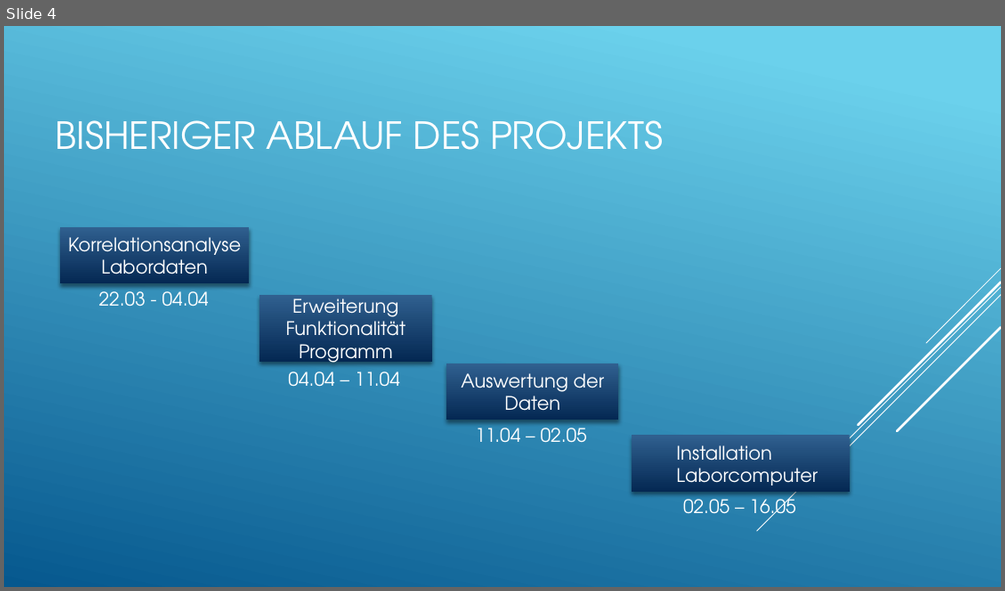
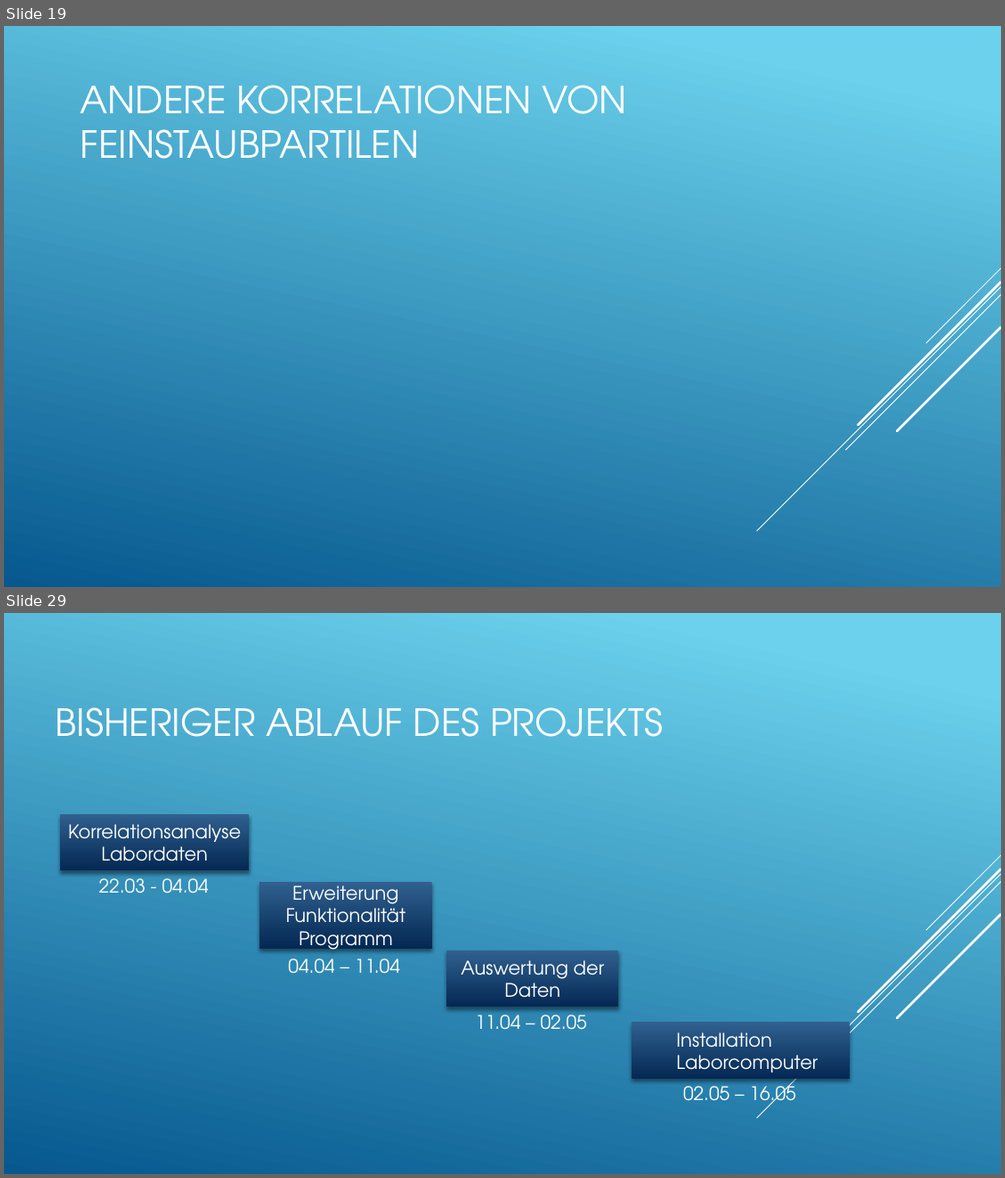
Before and after one commit to Dragnee1Natsu/Air-q-Projekt, a slide deck: Abschlusspräsentation.pptx. Shown one above the other, each under a label of ours: slide 4 before the commit, slides 19 and 29 after it; the slides between them are not shown. The pictures are 1005x591 and 1005x1178 pixels, drawn with LibreOffice and Linux fonts; fonts in the diff are those of the drawing. Boxes give left, top, right and bottom in pixels: in the first picture for what was removed or moved away, otherwise in the second. Text is boxed around its words. In the diff, an @@ line names an element or a change of style, - is before the commit and + after.

```diff
--- a/Abschlusspräsentation.pptx
+++ b/Abschlusspräsentation.pptx
@@ slide 19 added at (4, 26, 1001, 587), background gradient #6ED2EB to #06588E; not listed: 5 template elements that a slide beside it also shows @@
@@ title added at (81, 85, 626, 159), 36 pt, text #FFFFFF @@
+ANDERE KORRELATIONEN VON FEINSTAUBPARTILEN
@@ what was slide 4 is now slide 29 @@
```
Also in this commit, not shown: 4 slides changed, 25 other slides added, 3 slides removed.
